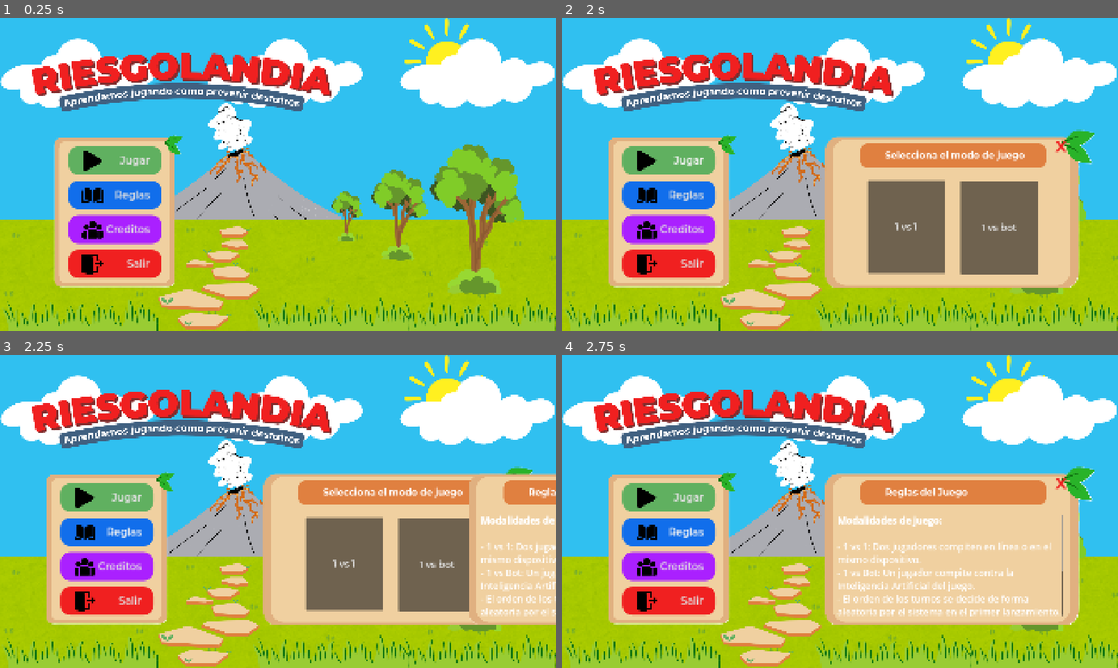
Above: before the commit, frames 1-4 (two rows, left to right).
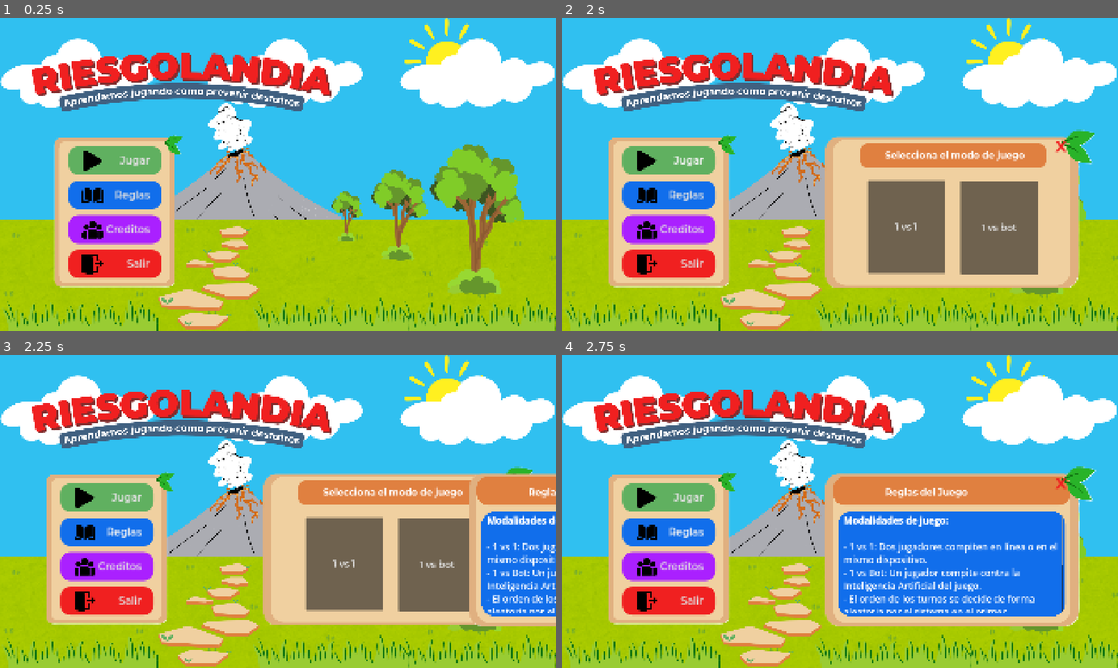
Above: after the commit, the same moments.

Repository: Derek-GB/Integrador3
Game: Godot game, scene res://scenes/UX/menuPrincipal.tscn
Two runs of this game, one before a commit and one after it. Both use one fixed random seed, a clock stepped at 60 frames per second and the inputs below.
Inputs:
- Up to frame 1 (0.25 s): no input
- Up to frame 2 (2 s): click "Jugar" at 0.5 s; click "Jugar" at 1.25 s
- Up to frame 3 (2.25 s): click "Reglas" at 2 s
- Up to frame 4 (2.75 s): no input

Frames 1-2 are identical in both runs. In frame 3, 5.1% of the frame differs, in the area x 85-100%, y 37-87%; in frame 4, 15%, in the area x 47-97%, y 35-87%.

Commit message:
Reemplazar marco visual en la sección de reglas del juego
Se sustituye el marco 'marco_cafe_v4.png' por 'marco_cafe_y_azul.png' en la sección de reglas del menú principal. Se ajusta la posición y tamaño del contenedor de texto para alinear con el nuevo diseño.

Diff:
--- a/scenes/UX/menuPrincipal.tscn
+++ b/scenes/UX/menuPrincipal.tscn
@@ -10,6 +10,7 @@
 [ext_resource type="Texture2D" uid="uid://b35spoxiib4db" path="res://images/icons/salir.png" id="6_l3ot1"]
 [ext_resource type="Texture2D" uid="uid://2s3ykceawwdk" path="res://images/UX/marco_cafe_v4.png" id="8_l3ot1"]
 [ext_resource type="FontFile" uid="uid://ddbyj50cvkgwf" path="res://fonts/Montserrat-Bold.ttf" id="9_aaw56"]
+[ext_resource type="Texture2D" uid="uid://dyvkfyv1lw5n0" path="res://images/UX/marco_cafe_y_azul.png" id="11_w6yr1"]
 
 [sub_resource type="CompressedTexture2D" id="CompressedTexture2D_1d3ww"]
 
@@ -302,7 +303,15 @@
 offset_bottom = 896.0
 scale = Vector2(1.07, 1.07)
 
+[node name="MarcoCafeYAzul" type="Sprite2D" parent="Reglas_Juego" unique_id=2110974216]
+position = Vector2(0, -4.3257065)
+scale = Vector2(0.8491218, 0.8455105)
+texture = ExtResource("11_w6yr1")
+centered = false
+offset = Vector2(0, -28)
+
 [node name="MarcoCafeV4" type="Sprite2D" parent="Reglas_Juego" unique_id=1216596254]
+visible = false
 position = Vector2(0, -25)
 scale = Vector2(0.8496092, 0.8401977)
 texture = ExtResource("8_l3ot1")
@@ -337,10 +346,10 @@
 
 [node name="ScrollContainer" type="ScrollContainer" parent="Reglas_Juego" unique_id=2074101733]
 layout_mode = 0
-offset_left = 38.317757
+offset_left = 57.943733
 offset_top = 126.1682
 offset_right = 769.1588
-offset_bottom = 454.20557
+offset_bottom = 442.0561
 horizontal_scroll_mode = 0
 
 [node name="RichTextLabel" type="RichTextLabel" parent="Reglas_Juego/ScrollContainer" unique_id=1285225429]
Binary file added: images/UX/marco_cafe_y_azul.png
